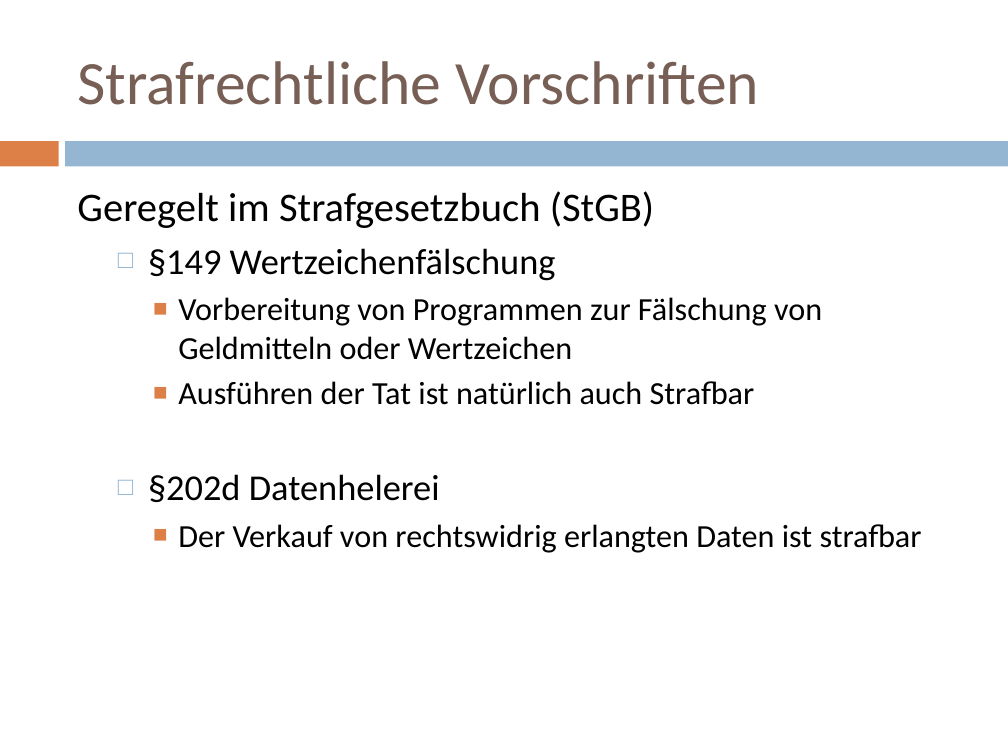
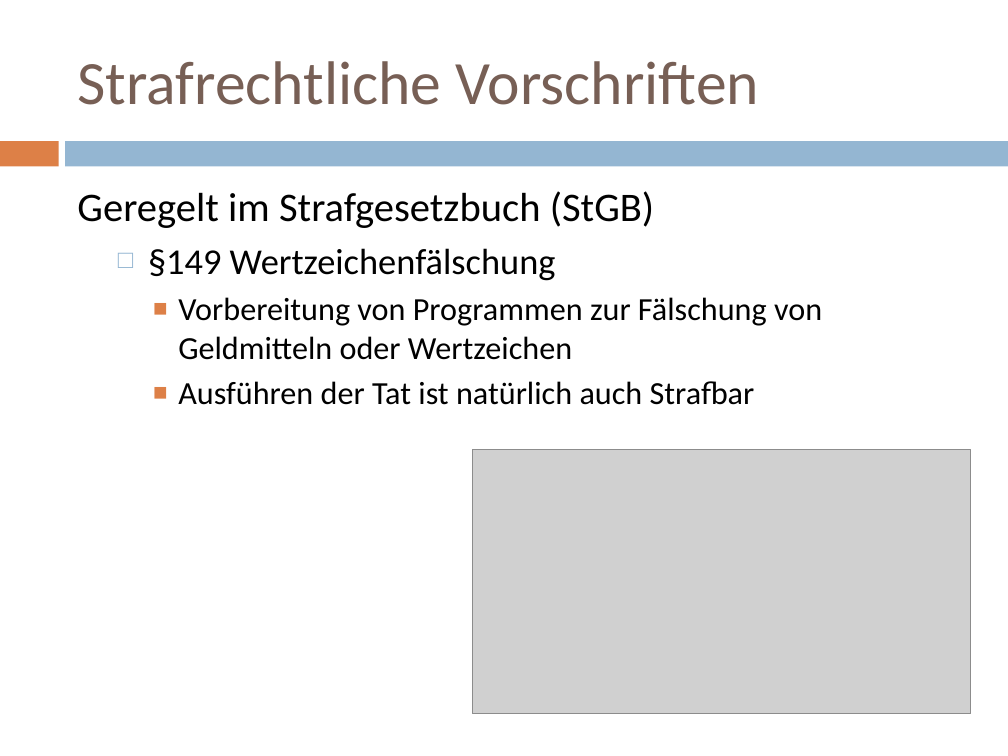
Before and after one commit to doctordebug/Hackerpraktikum, a slide deck: slide 14 of Präsentationen/PT1.pptx. Drawn at 1008x756 pixels with LibreOffice and Linux fonts; fonts in the diff are those of the drawing; grey boxes stand for pictures. Boxes give left, top, right and bottom in pixels: in the first picture for what was removed or moved away, otherwise in the second. Text is boxed around its words. In the diff, an @@ line names an element or a change of style, - is before the commit and + after.

```diff
--- a/Präsentationen/PT1.pptx
+++ b/Präsentationen/PT1.pptx
@@ text at (148,474,922,553): paragraphs removed @@
-  □ §202d Datenhelerei
-    ■ Der Verkauf von rechtswidrig erlangten Daten ist strafbar
@@ picture added at (473,450,972,715) @@
```
Also in this commit, not shown: 13 other slides changed, 2 slides added.
